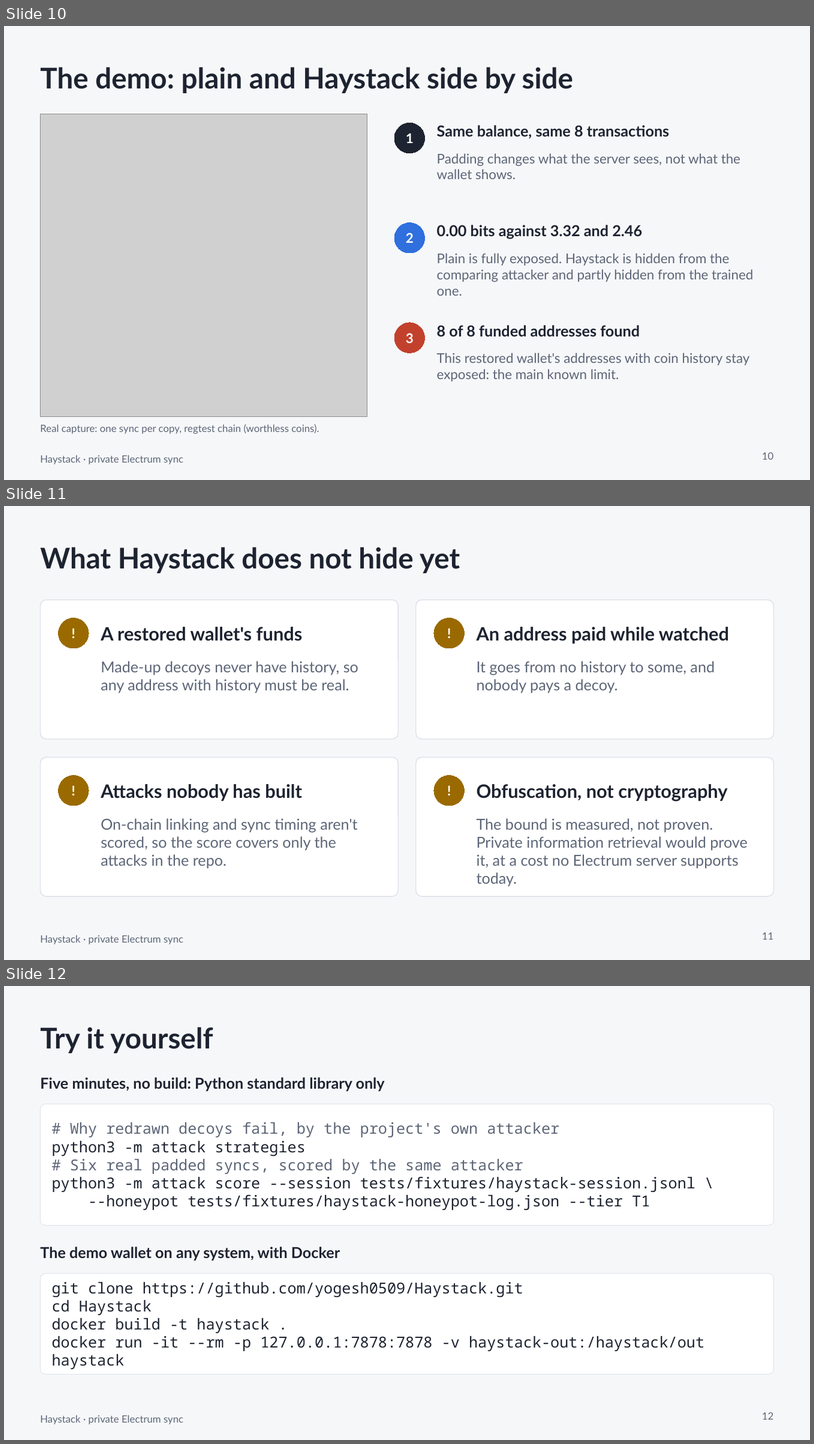
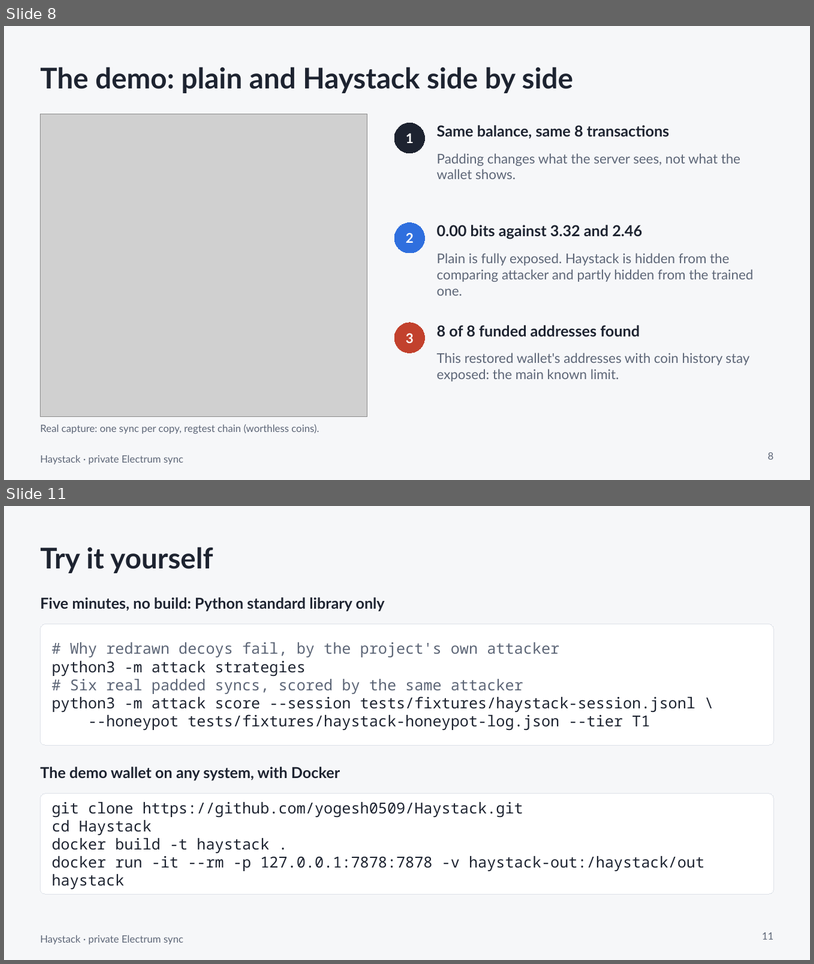
Before and after one commit to yogesh0509/Haystack, a slide deck: deck/haystack.pptx. Shown one above the other, each under a label of ours: slides 10, 11 and 12 before the commit, slides 8 and 11 after it; the slides between them are not shown. The pictures are 814x1444 and 814x964 pixels, drawn with LibreOffice and Linux fonts; fonts in the diff are those of the drawing; grey boxes stand for pictures. Boxes give left, top, right and bottom in pixels: in the first picture for what was removed or moved away, otherwise in the second. Text is boxed around its words. In the diff, an @@ line names an element or a change of style, - is before the commit and + after.

```diff
--- a/deck/haystack.pptx
+++ b/deck/haystack.pptx
@@ slide 11 removed at box(4, 506, 810, 960), background #F6F7F9; not listed: 1 template element that a slide beside it also shows @@
@@ title removed at box(40, 547, 460, 573) @@
-What Haystack does not hide yet
@@ rounded rectangle removed at box(40, 600, 398, 739) @@
@@ rounded rectangle removed at box(416, 600, 774, 739) @@
@@ ellipse removed at box(59, 618, 89, 648) @@
-!
@@ text removed at box(101, 627, 303, 641) @@
-A restored wallet's funds
@@ ellipse removed at box(434, 618, 464, 648) @@
-!
@@ text removed at box(477, 627, 729, 643) @@
-An address paid while watched
@@ text removed at box(101, 661, 359, 693) @@
-Made-up decoys never have history, so any address with history must be real.
@@ text removed at box(477, 661, 715, 693) @@
-It goes from no history to some, and nobody pays a decoy.
@@ rounded rectangle removed at box(40, 757, 398, 896) @@
@@ rounded rectangle removed at box(416, 757, 774, 896) @@
@@ ellipse removed at box(59, 775, 89, 805) @@
-!
@@ ellipse removed at box(434, 775, 464, 805) @@
-!
@@ text removed at box(101, 784, 302, 801) @@
-Attacks nobody has built
@@ text removed at box(477, 784, 728, 801) @@
-Obfuscation, not cryptography
@@ text removed at box(101, 818, 357, 868) @@
-On-chain linking and sync timing aren't scored, so the score covers only the attacks in the repo.
@@ text removed at box(477, 818, 748, 886) @@
-The bound is measured, not proven. Private information retrieval would prove it, at a cost no Electrum server supports today.
@@ page number removed at box(762, 932, 774, 939) @@
-11
@@ what was slide 10 is now slide 8 @@
@@ page number at box(768, 452, 774, 459): text changed @@
-10
+8
@@ what was slide 12 is now slide 11 @@
@@ page number at box(762, 932, 774, 939): text changed @@
-12
+11
```
Also in this commit, not shown: 1 slide changed, 2 slides added, 2 other slides removed, 2 other files.
